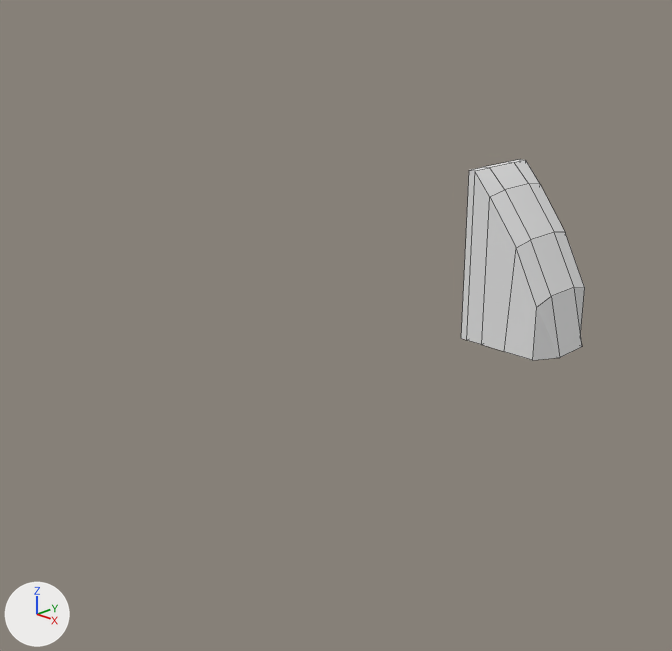
A saved change to the Blender file Resources/Blender/Scenery/ModularDungeon/Dn_Landslides.blend.
The view is the same before and after, from a 50 mm lens placed at (11.4, -17.9, 7.7), pointed at (-8.2, 2.1, -2.2). The axes (+X, +Y, +Z) are drawn at lower left. The lights are the same throughout. Mesh edges are drawn as thin lines.

In view in the first picture: 'Dn_Landslide_1'.
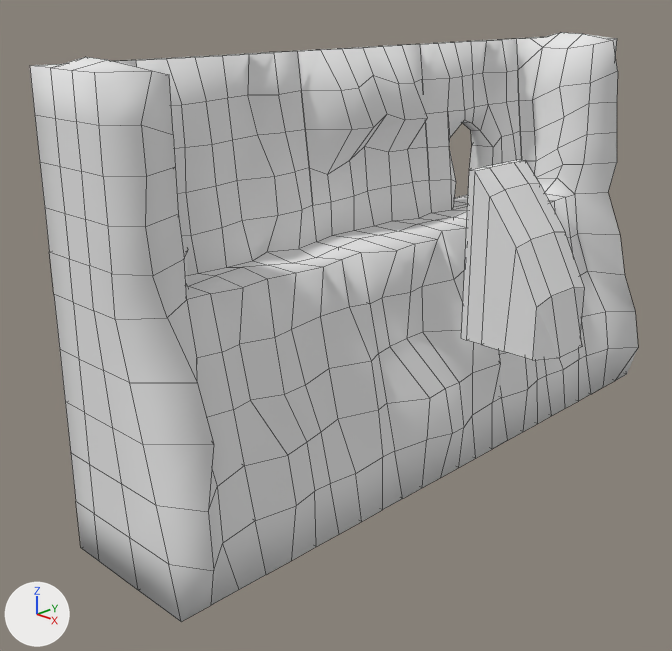
The newer file is also turned or shifted as a whole; pictures and numbers use the older file's frame.

Pixel boxes (x1, y1, x2, y2) of what changed, in the pictures (672 x 651 px):
```json
{"object": "Dn_Cliff_5", "change": "added", "after": [30, 57, 266, 622]}
{"object": "Dn_Cliff_1", "change": "added", "after": [136, 51, 403, 575]}
{"object": "Dn_Cliff_2", "change": "added", "after": [297, 44, 508, 498]}
{"object": "Dn_Cliff_4", "change": "added", "after": [516, 32, 638, 394]}
{"object": "Dn_Cliff_3", "change": "added", "after": [420, 39, 591, 440]}
```

Edits to the scene script, one JSON object a line:
```json
{"op": "add", "block": "me_dn_cliff_1", "code": ["me_dn_cliff_1 = bpy.data.meshes.new('Dn_Cliff_1')", "me_dn_cliff_1.from_pydata(...)  # 198 vertices, 196 faces; spans x -2.0..3.0, y -3.0..3.0, z -8.0..6.0", "me_dn_cliff_1.polygons.foreach_set('use_smooth', [True] * 196)", "me_dn_cliff_1.materials.append(mat_material_landslide)  # its picture is missing"]}
{"op": "add", "block": "me_dn_cliff_2", "code": ["me_dn_cliff_2 = bpy.data.meshes.new('Dn_Cliff_2')", "me_dn_cliff_2.from_pydata(...)  # 198 vertices, 196 faces; spans x -2.0..3.14, y -3.0..3.0, z -8.0..6.0", "me_dn_cliff_2.polygons.foreach_set('use_smooth', [True] * 196)", "me_dn_cliff_2.materials.append(mat_material_landslide)  # its picture is missing"]}
{"op": "add", "block": "me_dn_cliff_3", "code": ["me_dn_cliff_3 = bpy.data.meshes.new('Dn_Cliff_3')", "me_dn_cliff_3.from_pydata(...)  # 214 vertices, 214 faces; spans x -2.0..3.0, y -3.0..3.0, z -8.0..6.0", "me_dn_cliff_3.polygons.foreach_set('use_smooth', [True] * 214)", "me_dn_cliff_3.materials.append(mat_material_landslide)  # its picture is missing"]}
{"op": "add", "block": "me_dn_cliff_4", "code": ["me_dn_cliff_4 = bpy.data.meshes.new('Dn_Cliff_4')", "me_dn_cliff_4.from_pydata(...)  # 141 vertices, 140 faces; spans x -2.0..3.69, y -1.0..2.0, z -8.0..6.21", "me_dn_cliff_4.polygons.foreach_set('use_smooth', [True] * 140)", "me_dn_cliff_4.materials.append(mat_material_landslide)  # its picture is missing"]}
{"op": "add", "block": "me_dn_cliff_5", "code": ["me_dn_cliff_5 = bpy.data.meshes.new('Dn_Cliff_5')", "me_dn_cliff_5.from_pydata(...)  # 141 vertices, 140 faces; spans x -2.0..3.69, y -2.0..1.0, z -8.0..6.21", "me_dn_cliff_5.polygons.foreach_set('use_smooth', [True] * 140)", "me_dn_cliff_5.materials.append(mat_material_landslide)  # its picture is missing"]}
{"op": "add", "block": "ob_dn_cliff_1", "code": ["ob_dn_cliff_1 = bpy.data.objects.new('Dn_Cliff_1', me_dn_cliff_1)", "ob_dn_cliff_1.location = (-9.0, 0.0, 0.0)"]}
{"op": "add", "block": "ob_dn_cliff_2", "code": ["ob_dn_cliff_2 = bpy.data.objects.new('Dn_Cliff_2', me_dn_cliff_2)", "ob_dn_cliff_2.location = (-9.0, 6.0, 0.0)"]}
{"op": "add", "block": "ob_dn_cliff_3", "code": ["ob_dn_cliff_3 = bpy.data.objects.new('Dn_Cliff_3', me_dn_cliff_3)", "ob_dn_cliff_3.location = (-9.0, 12.0, 0.0)"]}
{"op": "add", "block": "ob_dn_cliff_4", "code": ["ob_dn_cliff_4 = bpy.data.objects.new('Dn_Cliff_4', me_dn_cliff_4)", "ob_dn_cliff_4.location = (-9.0, 16.0, 0.0)"]}
{"op": "add", "block": "ob_dn_cliff_5", "code": ["ob_dn_cliff_5 = bpy.data.objects.new('Dn_Cliff_5', me_dn_cliff_5)", "ob_dn_cliff_5.location = (-9.0, -4.0, 0.0)"]}
```
